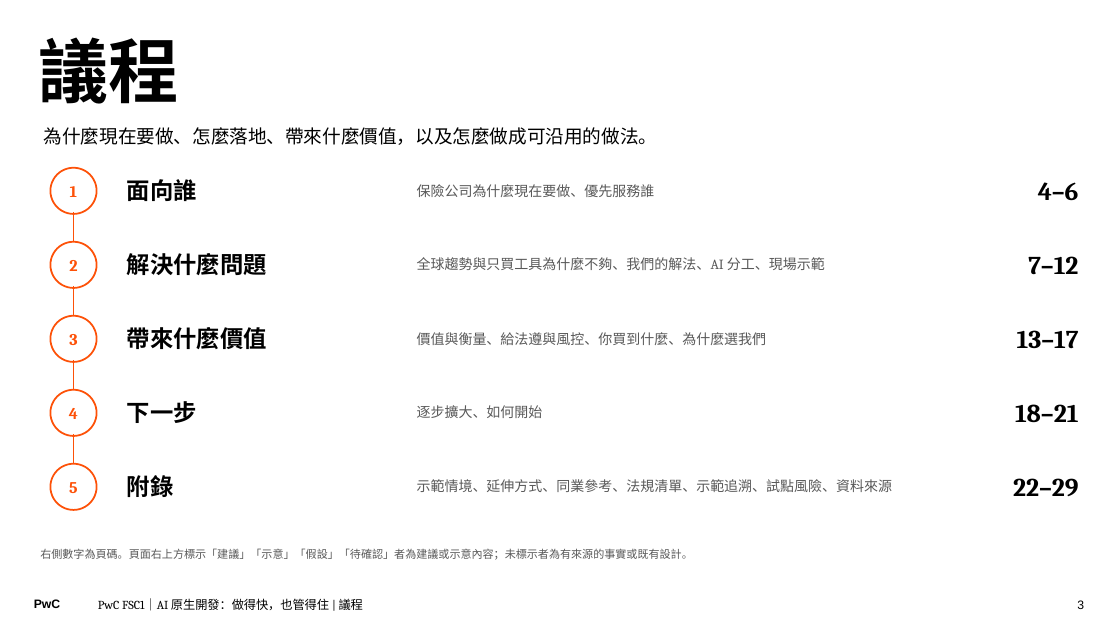
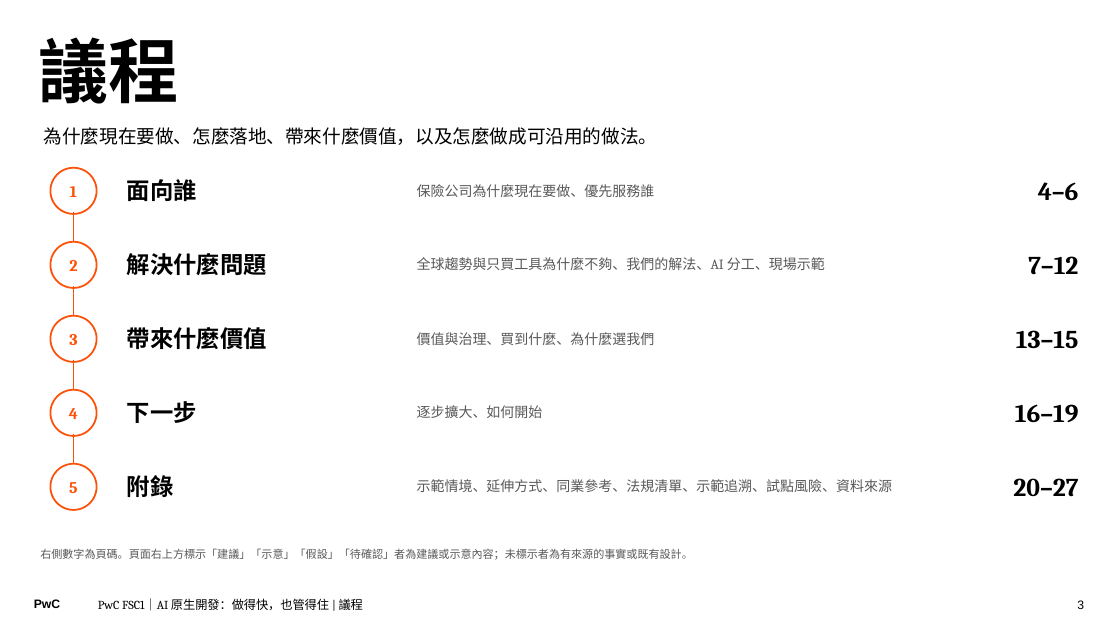
Before and after one commit to Robshao/PwC_FSC1, a slide deck: slide 3 of research/ai-native-sdlc/AI原生開發_做得快也管得住_客戶版.pptx. Drawn at 1120x630 pixels with LibreOffice and Linux fonts; fonts in the diff are those of the drawing. Boxes give left, top, right and bottom in pixels: in the first picture for what was removed or moved away, otherwise in the second. Text is boxed around its words. In the diff, an @@ line names an element or a change of style, - is before the commit and + after.

```diff
--- a/research/ai-native-sdlc/AI原生開發_做得快也管得住_客戶版.pptx
+++ b/research/ai-native-sdlc/AI原生開發_做得快也管得住_客戶版.pptx
@@ text at [417, 332, 655, 345]: text changed @@
-價值與衡量、給法遵與風控、你買到什麼、為什麼選我們
+價值與治理、買到什麼、為什麼選我們
@@ text at [1016, 330, 1079, 349]: text changed @@
-13–17
+13–15
@@ text at [1015, 404, 1079, 423]: text changed @@
-18–21
+16–19
@@ text at [1013, 478, 1078, 497]: text changed @@
-22–29
+20–27
```
Also in this commit, not shown: 10 other slides changed, 2 slides removed, 8 other files.
